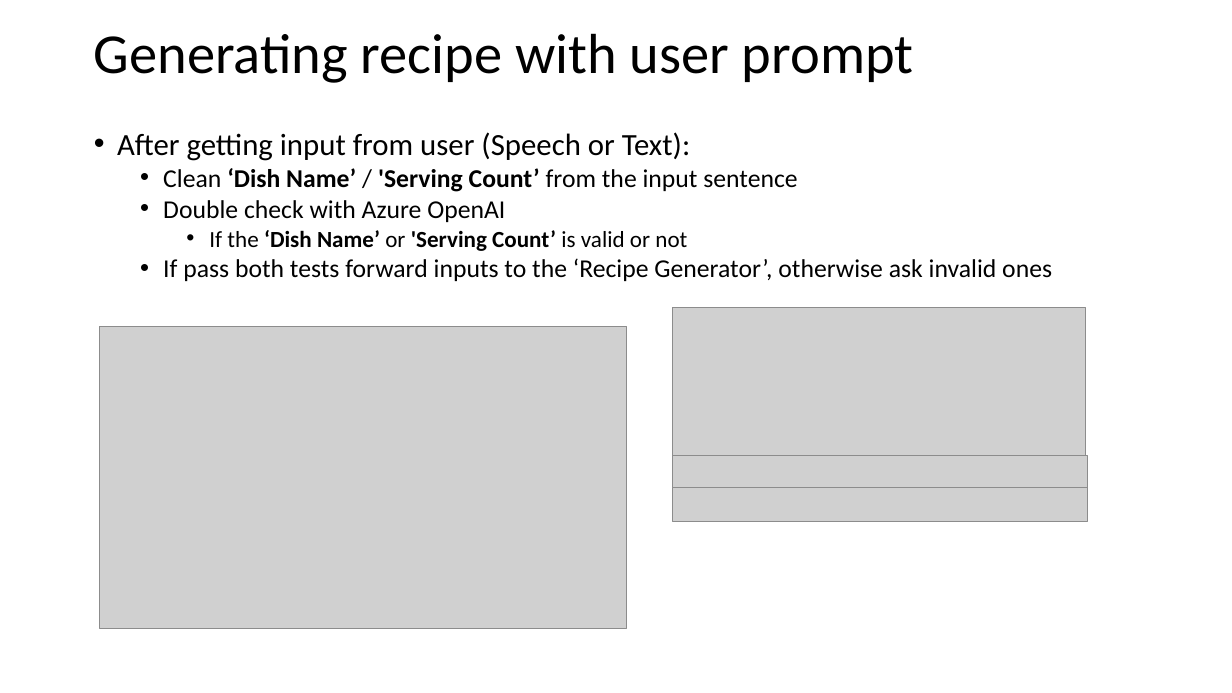
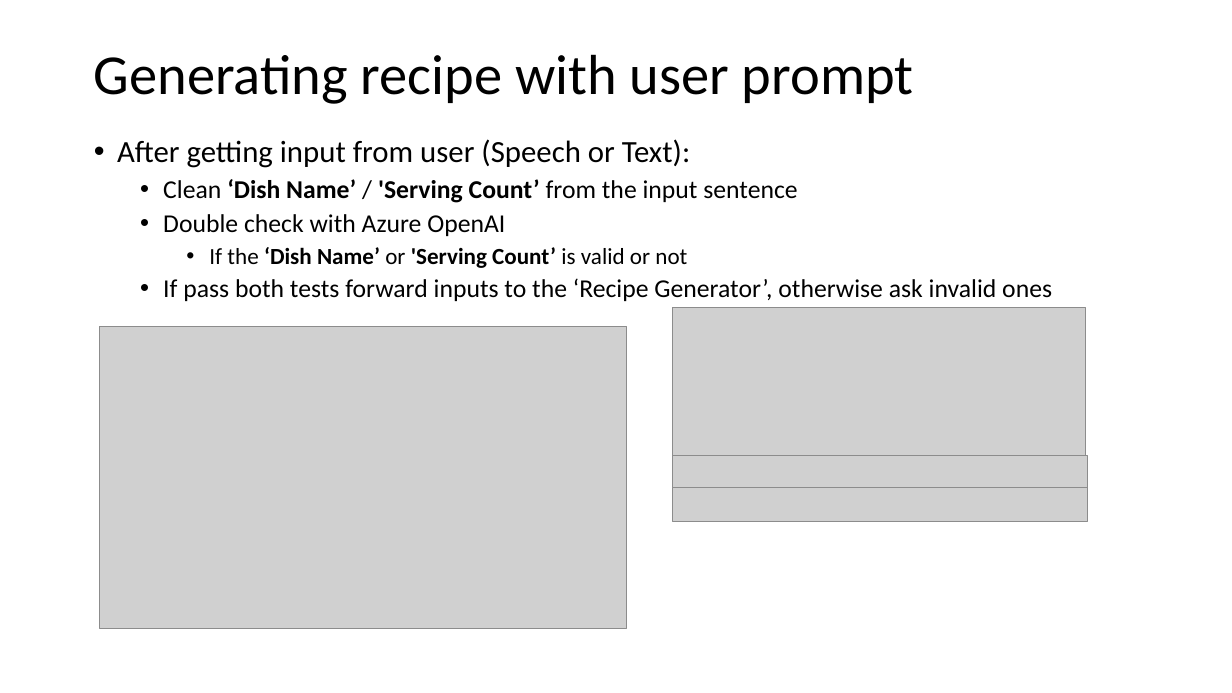
Before and after one commit to deepnetworkgmbh/generative-ai, a slide deck: slide 4 of recipe_generation/PresentationCenk.pptx (slide 3 before the commit). Drawn at 1232x693 pixels with LibreOffice and Linux fonts; fonts in the diff are those of the drawing; grey boxes stand for pictures. Boxes give left, top, right and bottom in pixels: in the first picture for what was removed or moved away, otherwise in the second. Text is boxed around its words. In the diff, an @@ line names an element or a change of style, - is before the commit and + after.

```diff
--- a/recipe_generation/PresentationCenk.pptx
+++ b/recipe_generation/PresentationCenk.pptx
@@ title "Generating recipe with user prompt": place and size @@
-title "Generating recipe with user prompt" at [94, 33, 914, 83]
+title "Generating recipe with user prompt" at [94, 54, 914, 104]
@@ text "After getting input from user ..." at [117, 139, 1052, 301]: line spacing 0.8 to 0.9 @@
```
Also in this commit, not shown: 4 other slides changed, 1 slide added.
